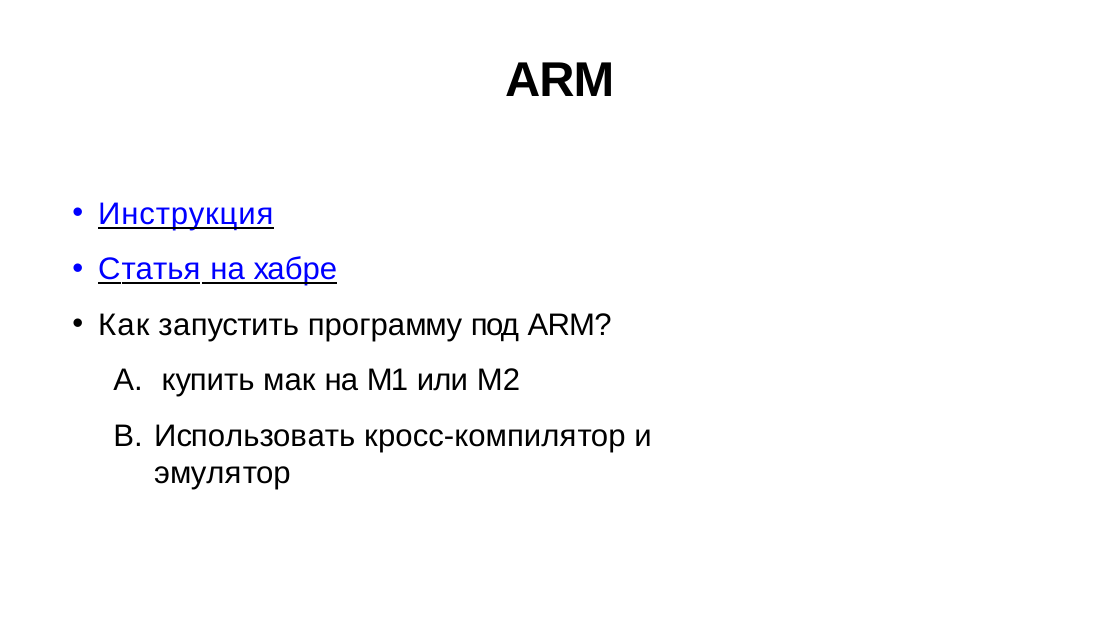
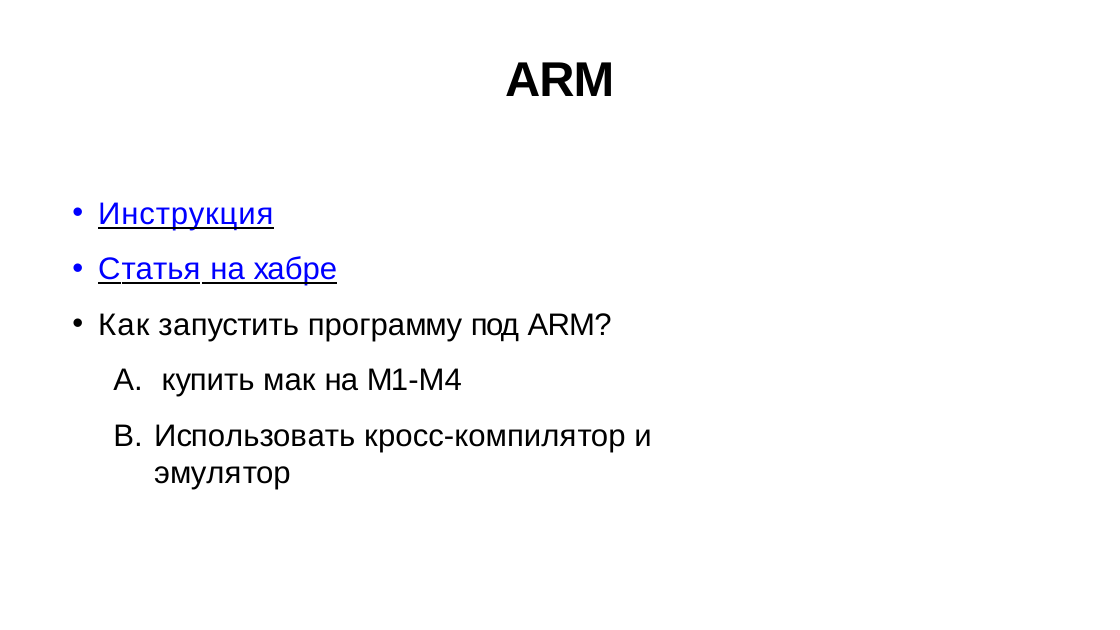
Before and after one commit to kostya2709/CAOS_seminars, a slide deck: slide 2 of sem_5_arm/presentations/caos_5.pptx. Drawn at 1120x630 pixels with LibreOffice and Linux fonts; fonts in the diff are those of the drawing. Boxes give left, top, right and bottom in pixels: in the first picture for what was removed or moved away, otherwise in the second. Text is boxed around its words. In the diff, an @@ line names an element or a change of style, - is before the commit and + after.

```diff
--- a/sem_5_arm/presentations/caos_5.pptx
+++ b/sem_5_arm/presentations/caos_5.pptx
@@ text at (162, 368, 462, 396): text changed @@
-  A. купить мак на M1 или M2
+  A. купить мак на M1-M4
```
Also in this commit, not shown: 27 other files.
